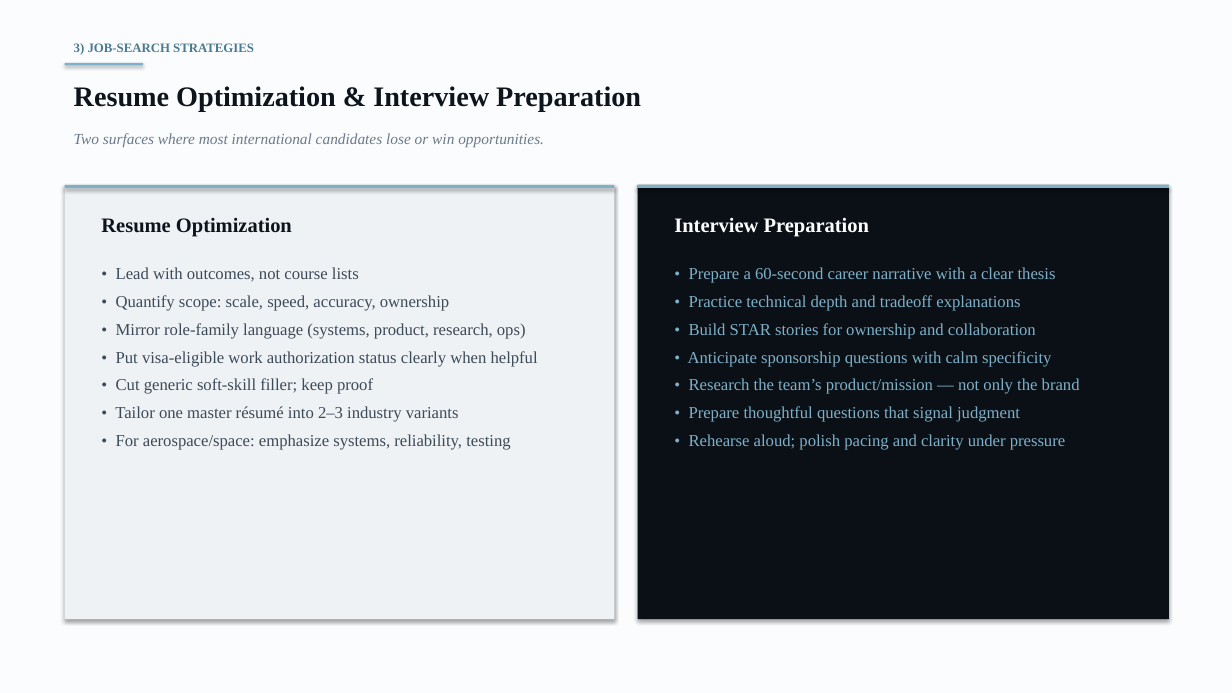
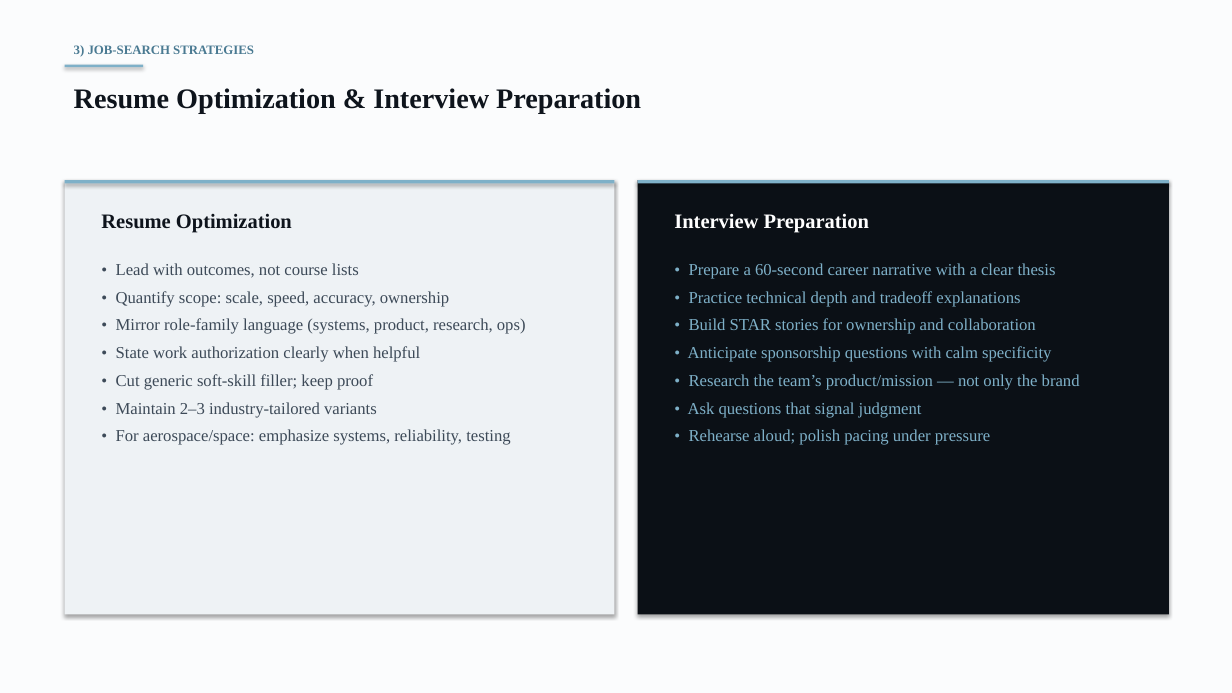
Before and after one commit to anthonyleedu/anthonyleedu, a slide deck: slide 12 of Heliospace_Company_And_Product_Overview.pptx (slide 18 before the commit). Drawn at 1232x693 pixels with LibreOffice and Linux fonts; fonts in the diff are those of the drawing. Boxes give left, top, right and bottom in pixels: in the first picture for what was removed or moved away, otherwise in the second. Text is boxed around its words. In the diff, an @@ line names an element or a change of style, - is before the commit and + after.

```diff
--- a/Heliospace_Company_And_Product_Overview.pptx
+++ b/Heliospace_Company_And_Product_Overview.pptx
@@ text removed at [74, 133, 544, 147] @@
-Two surfaces where most international candidates lose or win opportunities.
@@ 4 rectangles, 2 texts: place and size @@
-4 rectangles, 2 texts at [65, 185, 1169, 619]
+4 rectangles, 2 texts at [65, 180, 1169, 615]
@@ text at [116, 346, 420, 362]: text changed @@
-• Put visa-eligible work authorization status clearly when helpful
+• State work authorization clearly when helpful
@@ text at [116, 402, 377, 417]: text changed @@
-• Tailor one master résumé into 2–3 industry variants
+• Maintain 2–3 industry-tailored variants
@@ text at [688, 402, 990, 445]: text changed @@
-• Prepare thoughtful questions that signal judgment
-• Rehearse aloud; polish pacing and clarity under pressure
+• Ask questions that signal judgment
+• Rehearse aloud; polish pacing under pressure
```
Also in this commit, not shown: 12 other slides changed, 7 slides added, 15 slides removed.
